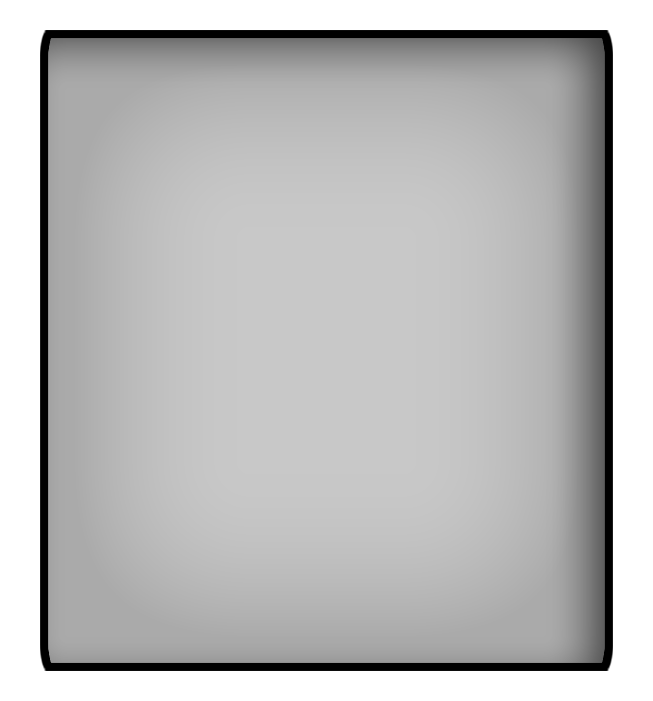
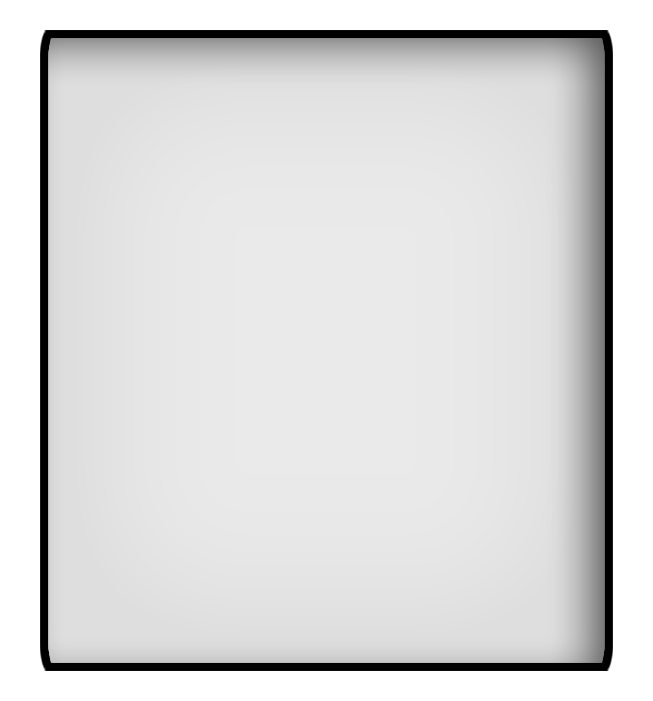
Comparing the layer stacks of the two 653 x 701 images. Changes:
painted on "Rounded Rectangle 1 copy 2" over bbox(48, 38, 605, 663)
